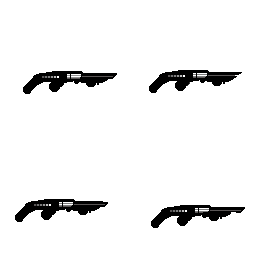
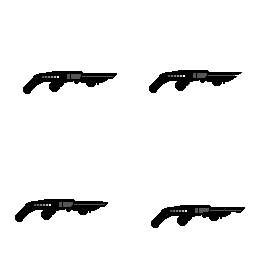
Before/after of a 256 x 256 layered artwork. What changed in the layer stack:
painted on "Group 2 Merged" over (x1=59, y1=73, x2=209, y2=212)
